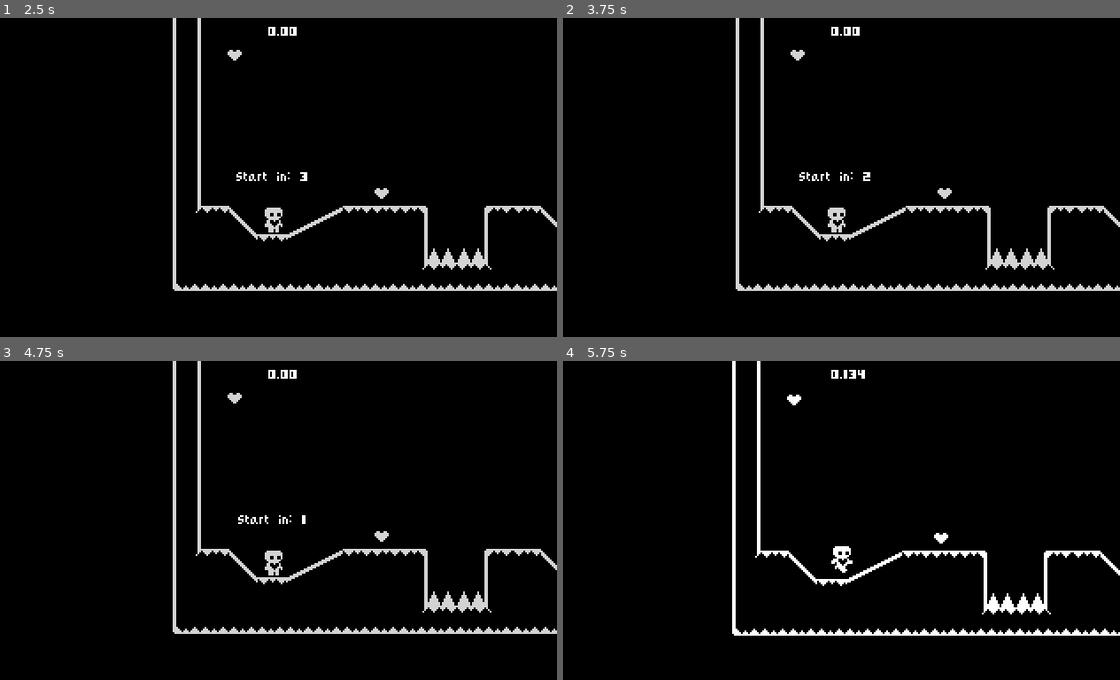
Above: before the commit, frames 1-4 (two rows, left to right).
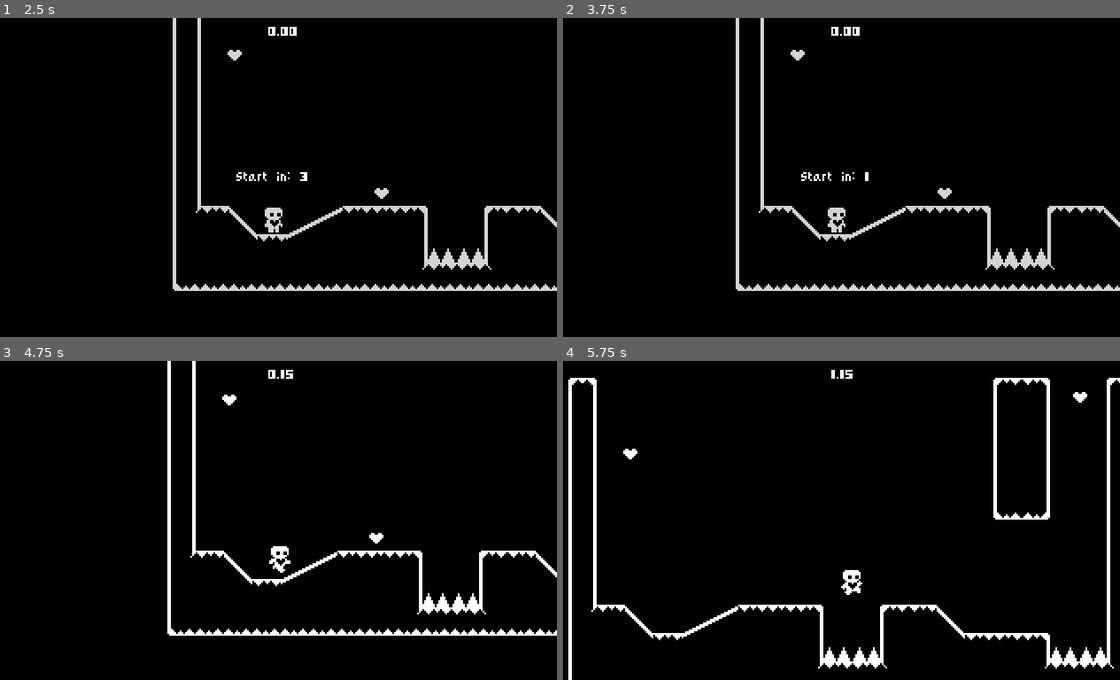
Above: after the commit, the same moments.

Repository: r2andrew/Heart-Platformer
Game: Godot game, scene res://start_menu.tscn
Same seed, same stepped clock (60 frames per second), same inputs: the game is played once before the commit and once after it.
Inputs:
- Up to frame 1 (2.5 s): click "Start Game" at 0.5 s; click "Start Game" at 1.25 s; hold Right (move_right) from 2.03 s (still down); tap Space (jump) at 2.27 s
- Up to frame 2 (3.75 s): tap Enter at 2.75 s; tap Space (jump) at 3.02, 3.5 s; release Right (move_right) at 3.53 s; hold Left (move_left) from 3.53 s (still down)
- Up to frame 3 (4.75 s): tap Enter at 4.25 s; release Left (move_left) at 4.28 s; hold Right (move_right) from 4.28 s (still down); tap Space (jump) at 4.52 s
- Up to frame 4 (5.75 s): keep holding Right (move_right); tap Space (jump) at 5.27 s

Frame 1 is identical in both runs. In frame 2, 0.2% of the frame differs, in the area x 42-56%, y 48-52%; in frame 3, 6.0%; in frame 4, 7.9%, in the area x 0-100%, y 0-100%.
Error before the commit: Cannot call method 'change_scene_to_file' on a null value. (res://start_menu.gd:12)
Error after the commit: Cannot call method 'change_scene_to_file' on a null value. (res://start_menu.gd:11)

Commit message:
15/15

Diff:
--- a/level_completed.gd
+++ b/level_completed.gd
@@ -4,10 +4,10 @@
 signal next_level()
 
 @onready var retry_button = %RetryButton
+@onready var next_level_button = %NextLevelButton
 
 func _on_retry_button_pressed():
 	retry.emit()
 
-
 func _on_next_level_button_pressed():
 	next_level.emit()
--- a/start_menu.gd
+++ b/start_menu.gd
@@ -5,7 +5,6 @@
 func _ready():
 	RenderingServer.set_default_clear_color(Color.BLACK)
 	start_game_button.grab_focus()
-	pass
 
 func _on_start_game_pressed():
 	await LevelTransition.fade_to_black()
--- /dev/null
+++ b/victory_screen.gd
@@ -0,0 +1,10 @@
+extends CenterContainer
+
+@onready var menu_button = %MenuButton
+# Called when the node enters the scene tree for the first time.
+func _ready():
+	LevelTransition.fade_from_black()
+	menu_button.grab_focus()
+
+func _on_menu_button_pressed():
+	get_tree().change_scene_to_file("res://start_menu.tscn")
--- /dev/null
+++ b/victory_screen.tscn
@@ -0,0 +1,27 @@
+[gd_scene load_steps=2 format=3 uid="uid://dmjiapu03hhlr"]
+
+[ext_resource type="Script" path="res://victory_screen.gd" id="1_xnbmw"]
+
+[node name="VictoryScreen" type="CenterContainer"]
+anchors_preset = 15
+anchor_right = 1.0
+anchor_bottom = 1.0
+grow_horizontal = 2
+grow_vertical = 2
+script = ExtResource("1_xnbmw")
+
+[node name="VBoxContainer" type="VBoxContainer" parent="."]
+layout_mode = 2
+
+[node name="Label" type="Label" parent="VBoxContainer"]
+layout_mode = 2
+text = "Game Complete!"
+horizontal_alignment = 1
+
+[node name="MenuButton" type="Button" parent="VBoxContainer"]
+unique_name_in_owner = true
+custom_minimum_size = Vector2(104, 16)
+layout_mode = 2
+text = "Return to Main Menu"
+
+[connection signal="pressed" from="VBoxContainer/MenuButton" to="." method="_on_menu_button_pressed"]
--- a/world.gd
+++ b/world.gd
@@ -12,12 +12,16 @@
 @onready var level_time_label = %LevelTimeLabel
 
 func _ready():
+	if not next_level is PackedScene:
+		level_completed.next_level_button.text = "Victory Screen"
+		next_level = load("res://victory_screen.tscn")
+
 	RenderingServer.set_default_clear_color(Color.BLACK)
 	Events.level_completed.connect(show_level_completed)
 	start_in.visible = true
 
 	get_tree().paused = true
-	await LevelTransition.fade_from_black()
+	LevelTransition.fade_from_black()
 	animation_player.play("countdown")
 	await animation_player.animation_finished
 	get_tree().paused = false
